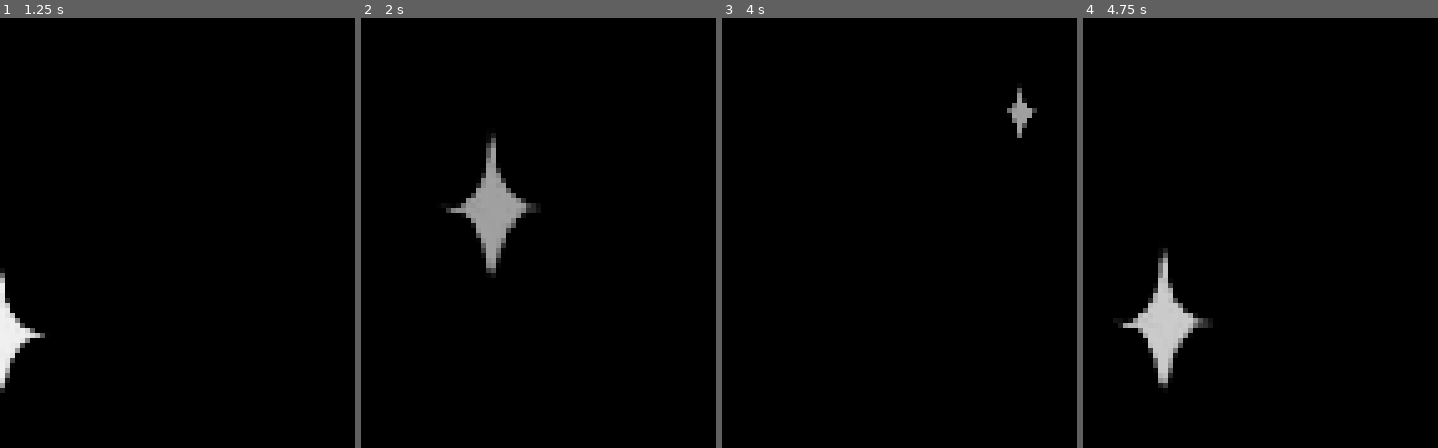
Above: before the commit, frames 1-4 (left to right).
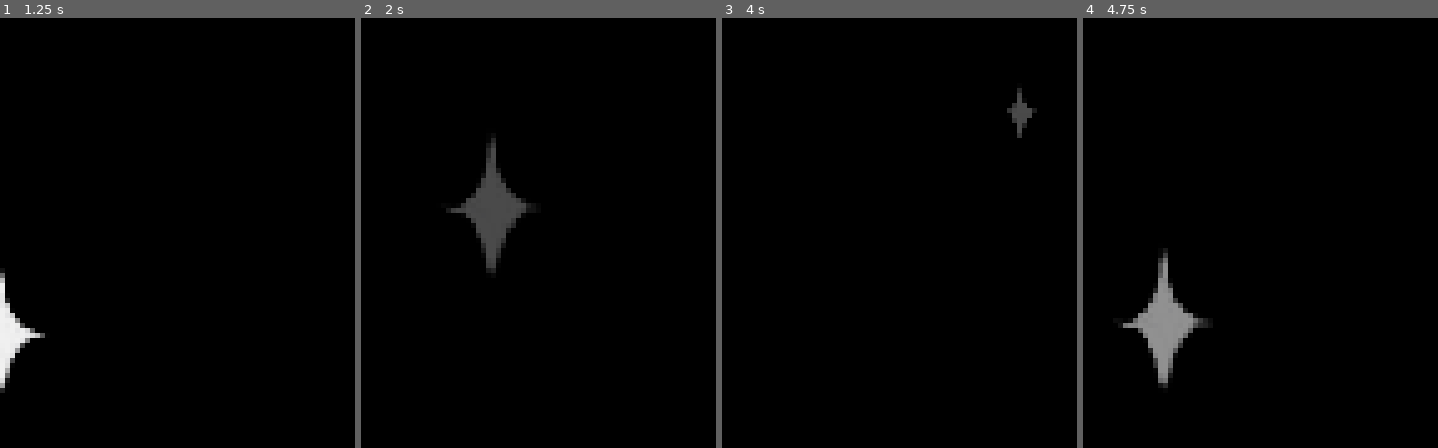
Above: after the commit, the same moments.

Repository: Galitie/async-mobile-client-app
Game: Godot game, scene res://school/SparkleEffects.tscn
Same seed, same stepped clock (60 frames per second), same inputs: the game is played once before the commit and once after it. This scene is started directly instead of the project's main scene.
Inputs:
- Up to frame 1 (1.25 s): tap Enter at 0.5 s; hold D (move_right) from 0.53 s (still down); tap Space (interact) at 0.6 s
- Up to frame 2 (2 s): release D (move_right) at 1.28 s; hold S (move_down) from 1.28 s (still down); tap Space (interact) at 1.35 s
- Up to frame 3 (4 s): release S (move_down) at 2.03 s; hold D (move_right) 2.03-2.78 s; tap Space (interact) at 2.1, 2.85, 3.6 s; tap R (restart) at 2.75, 3.5 s; hold W (move_up) 2.78-3.53 s; hold A (move_left) from 3.53 s (still down)
- Up to frame 4 (4.75 s): keep holding A (move_left); tap R (restart) at 4.25 s; tap Space (interact) at 4.35 s

Frame 1 is identical in both runs. In frame 2, 2.5% of the frame differs, in the area x 23-48%, y 27-60%; in frame 3, 0.4%; in frame 4, 2.2%.

Commit message:
Added cute packet

Diff:
--- a/game/school/SparkleEffects.tscn
+++ b/game/school/SparkleEffects.tscn
@@ -9,7 +9,7 @@
 particles_anim_loop = false
 
 [sub_resource type="Gradient" id="Gradient_a7ovj"]
-offsets = PackedFloat32Array(0.00332226, 0.312292, 0.598007, 1)
+offsets = PackedFloat32Array(0.00332226, 0.312292, 0.448505, 0.604651)
 colors = PackedColorArray(1, 1, 1, 0.168627, 1, 1, 1, 1, 1, 1, 1, 0.439216, 1, 1, 1, 0)
 
 [sub_resource type="GradientTexture1D" id="GradientTexture1D_yf605"]
Binary file added: game/cursor_anime.png
Not shown, added: game/cursor_anime.png.import
Binary file added: game/drop_box_anime.png
Not shown, added: game/drop_box_anime.png.import
Binary file added: game/text_box_anime.png
Not shown, added: game/text_box_anime.png.import
Not shown, changed: js/main.js
Not shown, changed: js/websocket.js
